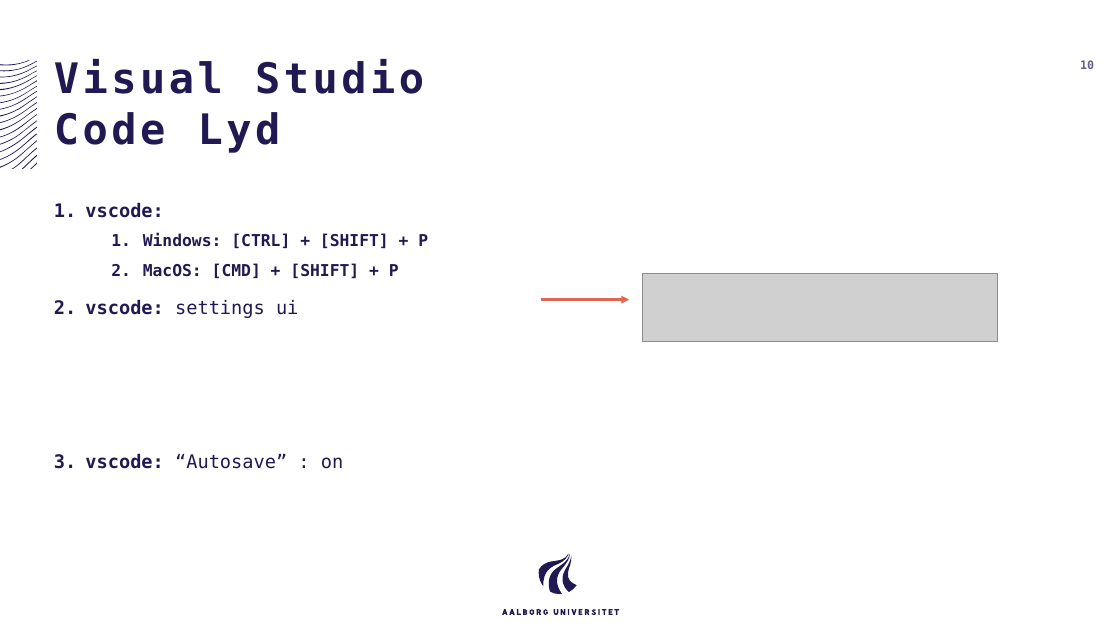
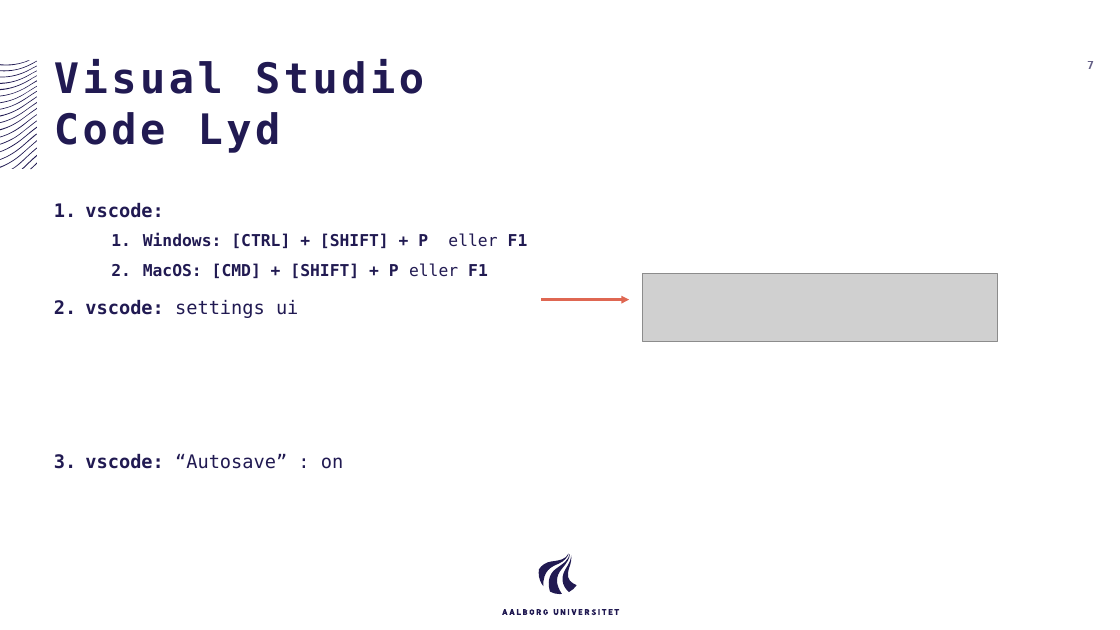
Before and after one commit to AAU-ST1-Programming/setup, a slide deck: slide 7 of Setup Windows.pptx (slide 10 before the commit). Drawn at 1120x630 pixels with LibreOffice and Linux fonts; fonts in the diff are those of the drawing; grey boxes stand for pictures. Boxes give left, top, right and bottom in pixels: in the first picture for what was removed or moved away, otherwise in the second. Text is boxed around its words. In the diff, an @@ line names an element or a change of style, - is before the commit and + after.

Commit message:
Updated setup to just use winget on windows

```diff
--- a/Setup Windows.pptx
+++ b/Setup Windows.pptx
@@ page number at box(1087, 61, 1094, 69): text changed @@
-10
+7
@@ text at box(143, 233, 528, 278): text changed @@
-  1. Windows: [CTRL] + [SHIFT] + P
-  2. MacOS: [CMD] + [SHIFT] + P
+  1. Windows: [CTRL] + [SHIFT] + P eller F1
+  2. MacOS: [CMD] + [SHIFT] + P eller F1
```
Also in this commit, not shown: 6 other slides changed, 1 slide added, 4 slides removed, 1 other file.
